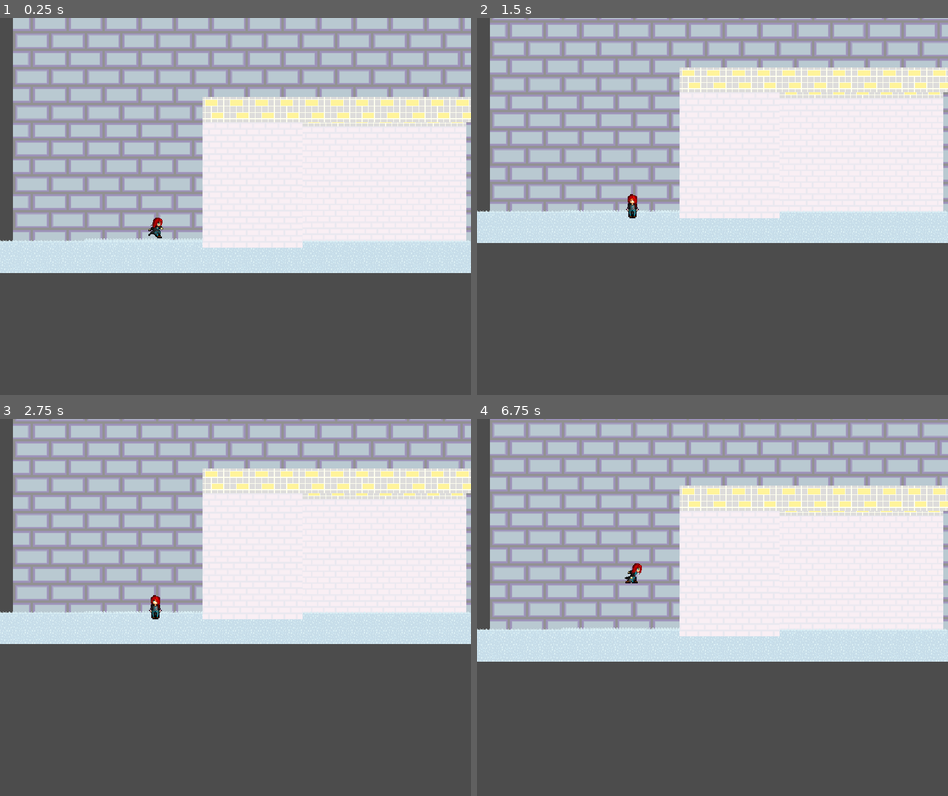
Above: before the commit, frames 1-4 (two rows, left to right).
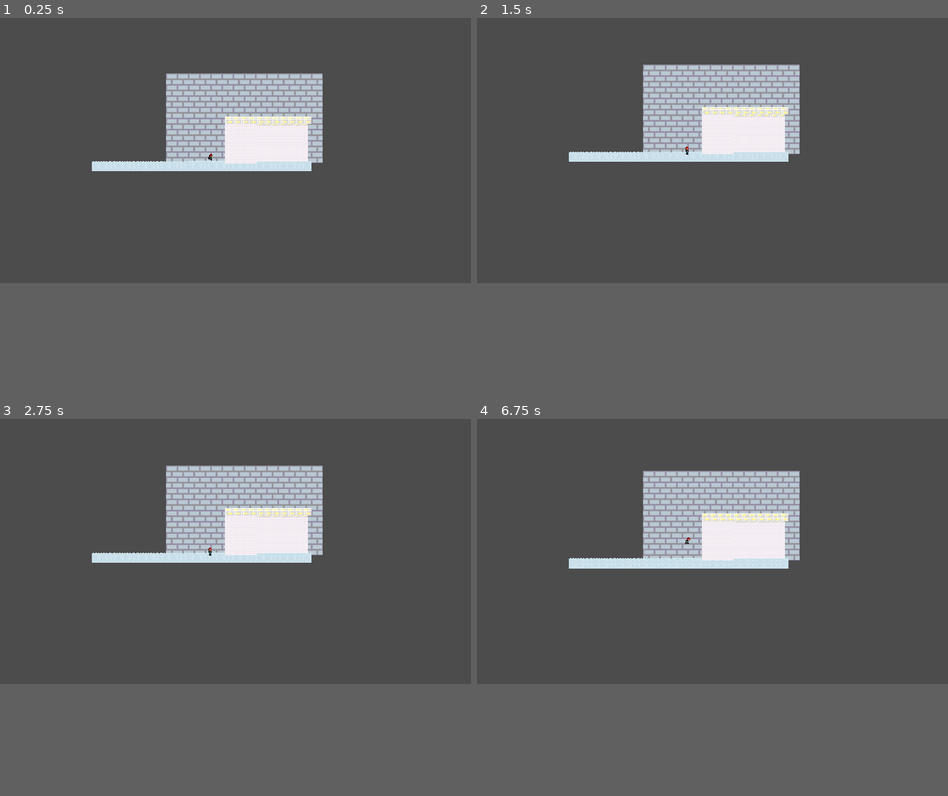
Above: after the commit, the same moments.

Repository: Jantho1990/Pseudo-3D-Layer-Test
Game: Godot game, scene res://maps/TestPseudo3D/TestPseudo3DMap.tscn
Same seed, same stepped clock (60 frames per second), same inputs: the game is played once before the commit and once after it.
Inputs (mouse positions are in pixels of both pictures, inside the frame that each line leads up to):
- Up to frame 1 (0.25 s): no input
- Up to frame 2 (1.5 s): tap Enter (start_dialogue_test) at 0.5, 0.6 s; move the mouse to (816, 187) at 0.52 s; hold E (rotate_right) 0.53-1.25 s; click (816, 187) at 0.67 s; tap Space (ui_select) at 0.77 s; drag from (618, 225) to (688, 281) at 1.27 s
- Up to frame 3 (2.75 s): tap Enter (start_dialogue_test) at 2, 2.1 s; move the mouse to (282, 524) at 2.02 s; hold E (rotate_right) from 2.03 s (still down)
- Up to frame 4 (6.75 s): release E (rotate_right) at 2.75 s; tap Enter (start_dialogue_test) at 2.75, 3.5, 3.6, 4.25, 5, 5.1, 6.6 s; drag from (688, 682) to (571, 550) at 2.77 s; move the mouse to (853, 664) at 3.52 s; hold Q (rotate_left) 3.53-4.25 s; tap Space (ui_select) at 3.77 s; drag from (571, 550) to (641, 513) at 4.27 s; move the mouse to (736, 607) at 5.02 s; hold Down (ui_down) 5.03-5.75 s; click (736, 607) at 5.17 s; drag from (641, 513) to (618, 626) at 5.77 s; move the mouse to (816, 588) at 6.52 s; hold Up (ui_up) from 6.53 s (still down)
In our replay, the window is 800x640 before the commit and 800x450 after it. These sizes can differ from the game's own. Grey fills any space a smaller window leaves; there, only what the larger window draws over its background counts as a difference.

The runs differ from the first frame. In frame 1, 62% of the frame differs, in the area x 0-100%, y 0-68%; in frame 2, 55%; in frame 3, 55%; in frame 4, 60%.

Commit message:
changed default resolution and test resolution

Diff:
--- a/project.godot
+++ b/project.godot
@@ -221,10 +221,10 @@
 
 [display]
 
-window/size/width=600
-window/size/height=480
-window/size/test_width=1024
-window/size/test_height=600
+window/size/width=1920
+window/size/height=1080
+window/size/test_width=1920
+window/size/test_height=1080
 window/stretch/mode="2d"
 window/stretch/aspect="keep"
 
